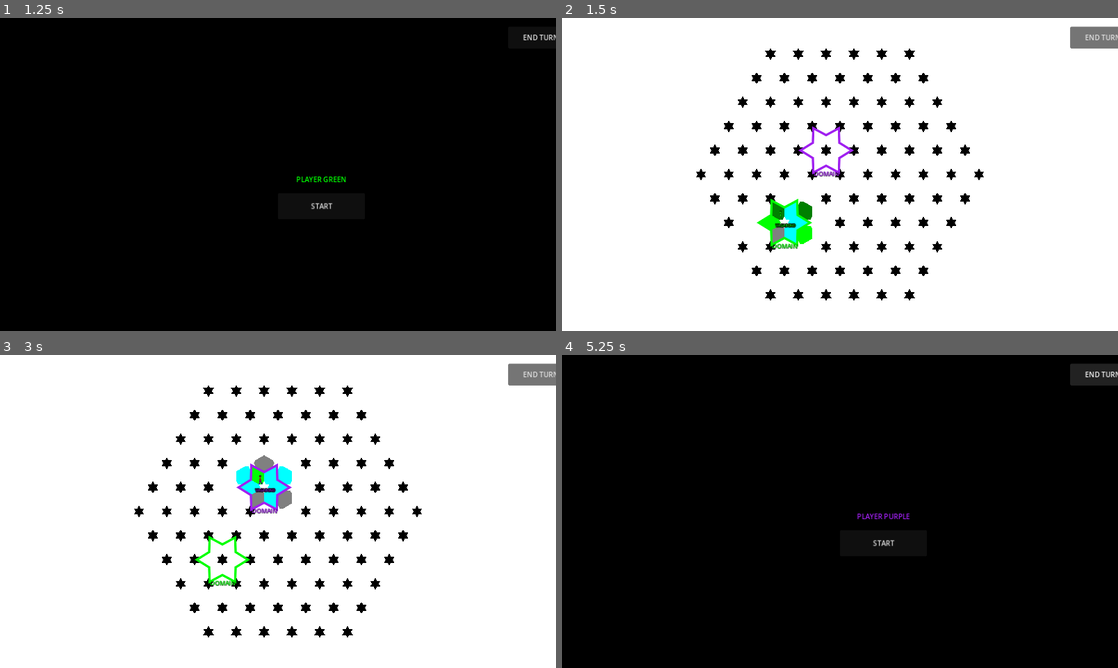
Above: before the commit, frames 1-4 (two rows, left to right).
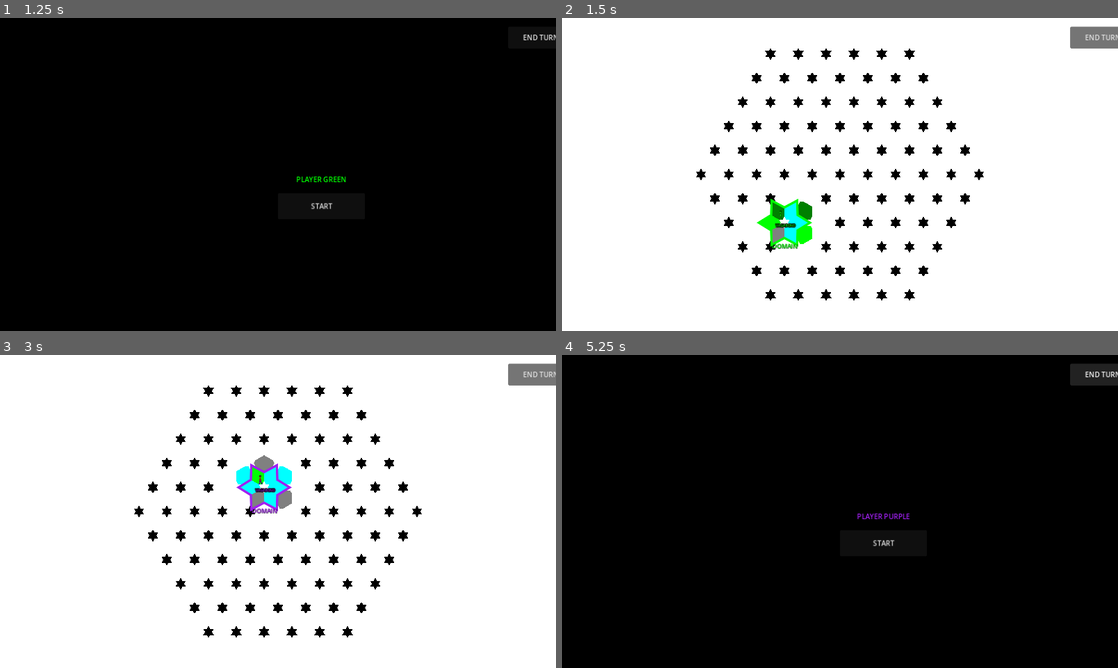
Above: after the commit, the same moments.

Repository: Cy13eruna/VyV
Game: Godot game, scene res://main.tscn
Two runs of this game, one before a commit and one after it. Both use one fixed random seed, a clock stepped at 60 frames per second and the inputs below.
Inputs:
- Up to frame 1 (1.25 s): click "2" at 0.5 s
- Up to frame 2 (1.5 s): click "START" at 1.25 s
- Up to frame 3 (3 s): click "END TURN" at 2 s; click "START" at 2.75 s
- Up to frame 4 (5.25 s): click "END TURN" at 3.5 s; click "START" at 4.25 s; click "END TURN" at 5 s

Frame 1 is identical in both runs. In frame 2, 0.3% of the frame differs, in the area x 42-53%, y 34-51%; in frame 3, 0.3%, in the area x 35-45%, y 57-74%; in frame 4, nothing differs.

Commit message:
Bug Fixed: Global Domain Visibility

Diff:
--- a/src/main.gd
+++ b/src/main.gd
@@ -9,7 +9,7 @@
 # Gerentes
 var ui_manager: Node
 var grid_manager: Node2D
-var domain_manager: Node2D # <--- Adicionado
+var domain_manager: Node2D
 var vagabond_manager: Node2D
 var turn_manager: Node
 var terrain_manager: RefCounted
@@ -23,8 +23,8 @@
 
 func _ready() -> void:
 	randomize()
-	# Fundo cinza escuro para melhor contraste com os Domínios e Fog of War
-	RenderingServer.set_default_clear_color(Color.WHITE) # não alterar a cor de fundo, por favor
+	# Fundo mantido como solicitado
+	RenderingServer.set_default_clear_color(Color.WHITE)
 
 	_create_hierarchy()
 	_setup_managers()
@@ -75,7 +75,7 @@
 
 	terrain_manager = load("res://src/systems/terrain/Terrain.gd").new()
 
-	# --- Domain Manager (Gerencia os Hexagramas das Capitais) ---
+	# Domain Manager
 	domain_manager = Node2D.new()
 	domain_manager.set_script(load("res://src/systems/entities/DomainManager.gd"))
 	domain_manager.name = "DomainManager"
@@ -117,19 +117,13 @@
 				game_hud.end_turn_requested.connect(_on_end_turn_requested)
 
 func _on_turn_started(player_data: Dictionary) -> void:
-	# 1. Limpa qualquer seleção residual visual e lógica
 	grid_manager._deselect_all()
-
-	# 2. Restaura AP das unidades
 	vagabond_manager.restore_all_units_ap()
 
-	# 3. Aguarda o frame para garantir que os estados visuais (Tweens) se preparem
 	await get_tree().process_frame
 
-	# 4. Atualiza visibilidade (Fog of War) instantaneamente no início do turno
 	_update_game_visibility(true)
 
-	# 5. Mostra UI de turno
 	ui_manager.change_screen("res://src/ui/PlayerTurnScreen.gd", player_data)
 
 func _on_end_turn_requested() -> void:
@@ -143,12 +137,21 @@
 
 func _update_game_visibility(force_instant: bool = false) -> void:
 	if visibility_manager and turn_manager:
+		var domains = []
+
+		# Verificação segura da lista de domínios
+		if is_instance_valid(domain_manager):
+			var d_list = domain_manager.get("active_domains")
+			if d_list is Array:
+				domains = d_list
+
 		visibility_manager.update_visibility(
 			vagabond_manager.active_vagabonds,
 			grid_manager,
 			turn_manager.current_player_index,
 			terrain_manager,
-			force_instant
+			domains,         # 5º argumento: Array esperado
+			force_instant    # 6º argumento: Booleano de força
 		)
 
 func _on_focus_changed(control: Control) -> void:
--- a/src/systems/entities/DomainManager.gd
+++ b/src/systems/entities/DomainManager.gd
@@ -1,20 +1,24 @@
 # res://src/systems/entities/DomainManager.gd
 extends Node2D
 
-var active_domains_data: Array = []
+# Renomeado para coincidir com a busca do Main.gd: domain_manager.get("active_domains")
+var active_domains: Array = []
 var _painter_ref: Node2D = null
 
-# Função para definir o painter explicitamente via código
+func _ready() -> void:
+	add_to_group("domain_manager")
+
+# Função para definir o painter explicitamente
 func set_painter(painter: Node2D) -> void:
 	_painter_ref = painter
 	if _painter_ref:
-		_painter_ref.update_domains(active_domains_data)
+		_painter_ref.update_domains(active_domains)
 
 func _get_painter() -> Node2D:
 	if _painter_ref and is_instance_valid(_painter_ref):
 		return _painter_ref
 
-	# Fallback: Busca pelo GridManager se a referência direta falhar
+	# Fallback: Busca pelo grupo ou pelo Main se necessário
 	var grid_mgr = get_tree().get_first_node_in_group("grid_manager")
 	if grid_mgr and "painter" in grid_mgr:
 		_painter_ref = grid_mgr.painter
@@ -22,29 +26,30 @@
 	return null
 
 func clear_domains() -> void:
-	active_domains_data.clear()
+	active_domains.clear()
 	var p = _get_painter()
 	if p: p.update_domains([])
 
-func create_domain(world_pos: Vector2, color: Color, _tile_size: float = 0.0) -> void:
-	# Verifica se já existe um domínio nessa posição (evita duplicatas no log)
-	for d in active_domains_data:
+func create_domain(world_pos: Vector2, color: Color, owner_id: int = -1) -> void:
+	# Evita duplicatas por posição
+	for d in active_domains:
 		if d.pos.distance_to(world_pos) < 1.0: return
 
-	active_domains_data.append({
+	# CRÍTICO: O dicionário deve conter "owner_id" para o VisibilityManager
+	# saber se deve ou não iluminar os 7 nódulos permanentemente.
+	active_domains.append({
 		"pos": world_pos,
-		"color": color
+		"color": color,
+		"owner_id": owner_id
 	})
 
 	var p = _get_painter()
 	if p:
-		p.update_domains(active_domains_data)
-	# Removi o push_warning para não poluir seu console,
-	# pois o spawn_domains fará a atualização final.
+		p.update_domains(active_domains)
 
 func spawn_domains(player_count: int, grid_mgr: Node2D, v_mgr: Node2D, turn_mgr: Node):
 	clear_domains()
-	# CONFIGURAÇÃO CRÍTICA: Salva o painter antes de começar o spawn
+
 	if grid_mgr and grid_mgr.painter:
 		_painter_ref = grid_mgr.painter
 
@@ -54,26 +59,31 @@
 	var spawned = 0
 	for pos in nodes:
 		if spawned >= player_count: break
+
+		# Critério: Apenas locais com 6 vizinhos (espaço aberto)
 		if grid_mgr.data.nodes[pos].neighbors.size() == 6:
 			if _is_space_free(pos):
 				_create_capital(spawned, pos, grid_mgr, v_mgr, turn_mgr)
 				spawned += 1
 
-	# Sincronização final forçada
-	if _painter_ref:
-		_painter_ref.update_domains(active_domains_data)
+	# Sincronização final
+	var p = _get_painter()
+	if p:
+		p.update_domains(active_domains)
 
 func _is_space_free(grid_pos: Vector2) -> bool:
-	for domain in active_domains_data:
+	for domain in active_domains:
 		if domain.pos.distance_to(grid_pos) < 200.0: return false
 	return true
 
 func _create_capital(id: int, grid_pos: Vector2, grid: Node2D, v_mgr: Node2D, turn: Node):
+	# Obtém cor baseada no ID do jogador
 	var color_name = turn.player_colors[id]
 	var p_color = turn.COLOR_OPTIONS[color_name]
 
-	# Chamada interna
-	create_domain(grid_pos, p_color)
+	# Passamos o ID do dono para o dicionário de dados
+	create_domain(grid_pos, p_color, id)
 
-	if v_mgr.has_method("spawn_vagabond"):
+	# Spawna a unidade inicial na mesma posição
+	if v_mgr and v_mgr.has_method("spawn_vagabond"):
 		v_mgr.spawn_vagabond(grid_pos, id, p_color)
--- a/src/systems/visibility/VisibilityManager.gd
+++ b/src/systems/visibility/VisibilityManager.gd
@@ -1,16 +1,15 @@
 # res://src/systems/visibility/VisibilityManager.gd
 extends RefCounted
 
-# Memória persistente do que cada jogador já explorou (FOW permanente)
-# Estrutura: { player_id: { "revealed_edges": {} } }
+# Memória persistente: { player_id: { "revealed_edges": {}, "discovered_domains": [] } }
 var player_memories: Dictionary = {}
 
-## Função principal que orquestra a neblina e a visibilidade das unidades
 func update_visibility(
 	active_units: Array,
 	grid_mgr: Node2D,
 	current_player_id: int,
 	terrain_mgr: Object,
+	all_domains: Array = [],
 	force_instant: bool = false
 ) -> void:
 
@@ -21,79 +20,106 @@
 
 	_ensure_player_data(current_player_id)
 	var memory = player_memories[current_player_id]
-	var lit_nodes: Array = []
 
-	# --- 1. CÁLCULO DE ILUMINAÇÃO (O QUE ESTÁ VISÍVEL AGORA) ---
+	var lit_map: Dictionary = {}
+
+	# --- 1. LUZ DOS DOMÍNIOS (CAPITAIS ALIADAS) ---
+	for domain in all_domains:
+		var is_mine = (domain.has("owner_id") and domain.owner_id == current_player_id)
+		if is_mine:
+			var center = domain.pos
+			lit_map[center] = true
+			if nodes_dict.has(center):
+				for n in nodes_dict[center].neighbors:
+					lit_map[n] = true
+					memory.revealed_edges[_get_edge_id(center, n)] = true
+
+	# --- 2. LUZ DAS UNIDADES (DINÂMICA) ---
 	for unit in active_units:
 		if not is_instance_valid(unit) or unit.owner_id != current_player_id:
 			continue
 
 		var origin = unit.grid_pos
-		if not origin in lit_nodes:
-			lit_nodes.append(origin)
+		lit_map[origin] = true
 
 		if nodes_dict.has(origin):
-			var neighbors = nodes_dict[origin].neighbors
-			for n in neighbors:
-				# Revelação Adjacente (Memória Permanente de arestas próximas)
-				var adj_edge_id = _get_edge_id(origin, n)
-				memory.revealed_edges[adj_edge_id] = true
+			for n in nodes_dict[origin].neighbors:
+				memory.revealed_edges[_get_edge_id(origin, n)] = true
 
-				# Lógica de Bloqueio de Visão (Tempo Real)
 				var blocked = false
 				if terrain_mgr and terrain_mgr.has_method("blocks_vision"):
 					blocked = terrain_mgr.blocks_vision(origin, n)
 
-				if not blocked and not n in lit_nodes:
-					lit_nodes.append(n)
+				if not blocked:
+					lit_map[n] = true
 
-	# --- 2. MEMÓRIA DISTANTE (REVELA ARESTAS ENTRE DOIS NÓS ILUMINADOS) ---
+	var lit_nodes = lit_map.keys()
+
+	# --- 3. REGRA DO LOSANGO (ENTRE NÓS ILUMINADOS) ---
 	if terrain_mgr and terrain_mgr.get("edges"):
 		for edge_key in terrain_mgr.edges.keys():
 			if memory.revealed_edges.has(edge_key): continue
-
 			var points = _parse_edge_key(edge_key)
 			if points.size() >= 2:
-				if points[0] in lit_nodes and points[1] in lit_nodes:
+				if lit_map.has(points[0]) and lit_map.has(points[1]):
 					memory.revealed_edges[edge_key] = true
 
-	# --- 3. ATUALIZAÇÃO VISUAL DOS VAGABONDS ---
-	_process_unit_hiding(active_units, lit_nodes, current_player_id, force_instant)
+	# --- 4. FILTRAGEM DE DOMÍNIOS VISÍVEIS (ROBUSTA) ---
+	var visible_domains: Array = []
+	for domain in all_domains:
+		var is_mine = (domain.has("owner_id") and domain.owner_id == current_player_id)
 
-	# --- 4. SINCRONIZAÇÃO COM O PAINTER ---
+		# Checagem de luz com tolerância para Vector2
+		var is_lit = false
+		for l_pos in lit_nodes:
+			if l_pos.distance_to(domain.pos) < 1.0: # Tolerância de 1 pixel
+				is_lit = true
+				break
+
+		if is_mine or is_lit or _is_discovered(memory, domain.pos):
+			visible_domains.append(domain)
+			if is_lit and not is_mine:
+				_record_discovery(memory, domain.pos)
+
+	# --- 5. SINCRONIZAÇÃO ---
 	painter.lit_nodes = lit_nodes
 	painter.revealed_edges = memory.revealed_edges.keys()
+
+	if painter.has_method("update_domains"):
+		painter.update_domains(visible_domains)
+
+	_process_unit_hiding(active_units, lit_nodes, current_player_id, force_instant)
 
 	if painter.has_method("refresh_fog_layers"):
 		painter.refresh_fog_layers()
 
 # --- MÉTODOS PRIVADOS ---
 
-## Gerencia quem deve ou não aparecer na tela
+func _is_discovered(memory: Dictionary, pos: Vector2) -> bool:
+	for d_pos in memory.discovered_domains:
+		if d_pos.distance_to(pos) < 1.0: return true
+	return false
+
+func _record_discovery(memory: Dictionary, pos: Vector2) -> void:
+	if not _is_discovered(memory, pos):
+		memory.discovered_domains.append(pos)
+
+func _ensure_player_data(player_id: int) -> void:
+	if not player_memories.has(player_id):
+		player_memories[player_id] = {
+			"revealed_edges": {},
+			"discovered_domains": []
+		}
+
 func _process_unit_hiding(units: Array, lit_nodes: Array, current_id: int, instant: bool) -> void:
 	for v in units:
 		if not is_instance_valid(v): continue
-
-		# Se é do próprio jogador, sempre visível
 		if v.owner_id == current_id:
 			v.visible = true
-
-			# CORREÇÃO: Em vez de forçar modulate.a = 1.0, pedimos para a unidade
-			# atualizar seu estado visual. O Vagabond.gd usará 0.5 se o AP for 0.
-			if v.has_method("_update_visual_state"):
-				v._update_visual_state(instant)
-
-			# Garante que a UI de AP apareça corretamente
-			if instant and v.has_method("_animate_ap_change"):
-				v._animate_ap_change()
+			if v.has_method("_update_visual_state"): v._update_visual_state(instant)
 		else:
-			# Se é inimigo, usa a lógica de FOW interna da unidade
 			if v.has_method("update_fow_visibility"):
 				v.update_fow_visibility(lit_nodes, instant)
-
-func _ensure_player_data(player_id: int) -> void:
-	if not player_memories.has(player_id):
-		player_memories[player_id] = { "revealed_edges": {} }
 
 func _get_edge_id(a: Vector2, b: Vector2) -> String:
 	if a.x < b.x or (a.x == b.x and a.y < b.y):
@@ -104,11 +130,7 @@
 	var separator = "_" if "_" in key else "|"
 	var parts = key.replace("(", "").replace(")", "").split(separator)
 	if parts.size() == 2:
-		var p1_raw = parts[0].split(",")
-		var p2_raw = parts[1].split(",")
+		var p1_raw = parts[0].split(","); var p2_raw = parts[1].split(",")
 		if p1_raw.size() >= 2 and p2_raw.size() >= 2:
-			return [
-				Vector2(float(p1_raw[0]), float(p1_raw[1])),
-				Vector2(float(p2_raw[0]), float(p2_raw[1]))
-			]
+			return [Vector2(float(p1_raw[0]), float(p1_raw[1])), Vector2(float(p2_raw[0]), float(p2_raw[1]))]
 	return []
